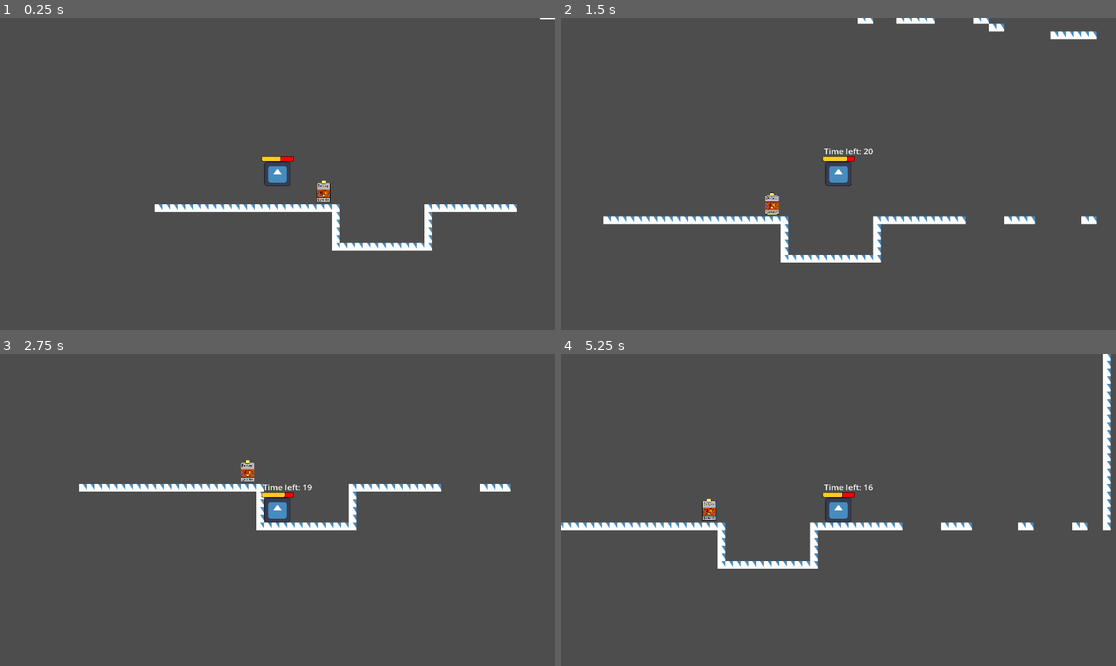
Above: before the commit, frames 1-4 (two rows, left to right).
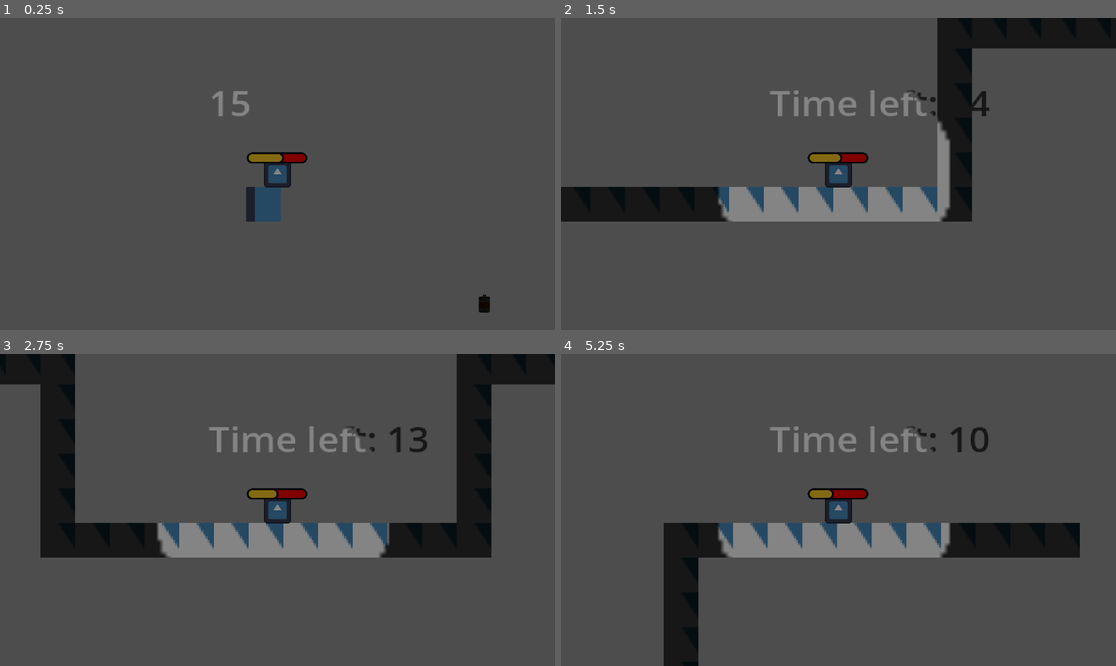
Above: after the commit, the same moments.

Repository: DaqCode/TakeCircuit
Game: Godot game, scene res://scenes/gameScenes/main_game.tscn
Two runs of this game, one before a commit and one after it. Both use one fixed random seed, a clock stepped at 60 frames per second and the inputs below. The engine's default icon, where the game draws it, is replaced by a stand-in: a white triangle on a blue panel in a dark square.
Inputs (mouse positions are in pixels of both pictures, inside the frame that each line leads up to):
- Up to frame 1 (0.25 s): no input
- Up to frame 2 (1.5 s): move the mouse to (960, 158) at 0.52 s; hold D (right) from 0.53 s (still down); click (960, 158) at 0.6 s; tap W (up) at 0.77 s; move the mouse to (727, 189) at 1.27 s; click (727, 189) at 1.35 s
- Up to frame 3 (2.75 s): tap W (up) at 1.52 s; move the mouse to (333, 441) at 2.02 s; release D (right) at 2.03 s; hold A (left) from 2.03 s (still down); click (333, 441) at 2.1 s
- Up to frame 4 (5.25 s): move the mouse to (810, 572) at 2.77 s; release A (left) at 2.78 s; hold D (right) 2.78-4.28 s; click (810, 572) at 2.85 s; tap W (up) at 3.02, 3.77, 4.52 s; move the mouse to (1005, 556) at 3.52 s; click (1005, 556) at 3.6 s; move the mouse to (672, 463) at 4.27 s; hold A (left) 4.28-5.03 s; click (672, 463) at 4.35 s; move the mouse to (866, 510) at 5.02 s; hold D (right) from 5.03 s (still down); click (866, 510) at 5.1 s

The runs differ from the first frame. In frame 1, 3.7% of the frame differs, in the area x 27-100%, y 0-95%; in frame 2, 17%; in frame 3, 21%, in the area x 0-100%, y 0-66%; in frame 4, 14%.

Commit message:
Lighting adjustments

Diff:
--- a/new-game-project/project.godot
+++ b/new-game-project/project.godot
@@ -13,6 +13,7 @@
 config/name="TakeCircuit"
 run/main_scene="res://scenes/gameScenes/main_game.tscn"
 config/features=PackedStringArray("4.3", "Forward Plus")
+boot_splash/bg_color=Color(0, 0, 0, 1)
 config/icon="res://icon.svg"
 
 [autoload]
--- a/new-game-project/scenes/character/spark/spark.tscn
+++ b/new-game-project/scenes/character/spark/spark.tscn
@@ -1,6 +1,7 @@
-[gd_scene load_steps=7 format=3 uid="uid://bm41tggvbpinh"]
+[gd_scene load_steps=8 format=3 uid="uid://bm41tggvbpinh"]
 
 [ext_resource type="Script" path="res://scenes/character/spark/spark.gd" id="1_ee507"]
+[ext_resource type="Texture2D" uid="uid://dp14k6rwbhrow" path="res://resources/misc/lightcircle.png" id="2_la3no"]
 [ext_resource type="Texture2D" uid="uid://dtrc2lemhltn1" path="res://icon.svg" id="2_qvspv"]
 
 [sub_resource type="SpriteFrames" id="SpriteFrames_wixdc"]
@@ -15,7 +16,7 @@
 }]
 
 [sub_resource type="RectangleShape2D" id="RectangleShape2D_krwr3"]
-size = Vector2(130.327, 130.51)
+size = Vector2(27.9272, 30.1178)
 
 [sub_resource type="StyleBoxFlat" id="StyleBoxFlat_8xphe"]
 bg_color = Color(0.980392, 0, 0, 1)
@@ -47,14 +48,21 @@
 scale = Vector2(0.429688, 0.398438)
 script = ExtResource("1_ee507")
 
+[node name="PointLight2D" type="PointLight2D" parent="."]
+position = Vector2(-4.65454, 0)
+scale = Vector2(5, 5)
+energy = 4.6
+texture = ExtResource("2_la3no")
+
 [node name="AnimatedSprite2D" type="AnimatedSprite2D" parent="."]
-position = Vector2(-3.05176e-05, 0)
+scale = Vector2(0.227273, 0.245098)
 sprite_frames = SubResource("SpriteFrames_wixdc")
 
 [node name="Camera2D" type="Camera2D" parent="."]
+zoom = Vector2(4.5, 4.5)
 
 [node name="SparkCollision" type="CollisionShape2D" parent="."]
-position = Vector2(0, 0.000244141)
+position = Vector2(3.10724e-05, -9.09542e-05)
 shape = SubResource("RectangleShape2D_krwr3")
 
 [node name="Timers" type="Node" parent="."]
@@ -74,10 +82,11 @@
 offset_bottom = 40.0
 
 [node name="DeathProgress" type="ProgressBar" parent="UI"]
-offset_left = -76.7999
-offset_top = -92.8626
-offset_right = 79.2001
-offset_bottom = -65.8626
+layout_mode = 0
+offset_left = -32.5818
+offset_top = -25.098
+offset_right = 32.4182
+offset_bottom = -12.098
 theme_override_styles/background = SubResource("StyleBoxFlat_8xphe")
 theme_override_styles/fill = SubResource("StyleBoxFlat_3rbua")
 max_value = 25.0
@@ -86,10 +95,11 @@
 show_percentage = false
 
 [node name="TimerCountdown" type="Label" parent="UI"]
-offset_left = -69.8181
-offset_top = -145.568
-offset_right = 82.1819
-offset_bottom = -90.5684
+layout_mode = 0
+offset_left = -74.4726
+offset_top = -110.431
+offset_right = 77.5274
+offset_bottom = -55.4316
 theme_override_font_sizes/font_size = 40
 text = "Time lol"
 
--- a/new-game-project/scenes/gameScenes/main_game.tscn
+++ b/new-game-project/scenes/gameScenes/main_game.tscn
@@ -140,12 +140,13 @@
 sources/0 = SubResource("TileSetAtlasSource_ieikm")
 
 [node name="MainGame" type="Node2D"]
+modulate = Color(0.0923971, 0.0923971, 0.0923971, 1)
 
 [node name="TileMap" type="TileMap" parent="."]
 position = Vector2(239, 321)
 tile_set = SubResource("TileSet_24emf")
 format = 2
-layer_0/tile_data = PackedInt32Array(-262159, 262144, 3, -26 …(3675 unchanged characters)… -4325433, 262144, 3, -4325434, 262144, 3)
+layer_0/tile_data = PackedInt32Array(-262159, 262144, 3, -26 …(3675 unchanged characters)… -4325433, 262144, 3, -4325434, 262144, 3, -655360, 65536, 3)
 
 [node name="Spark" parent="." instance=ExtResource("2_l378k")]
 position = Vector2(253.5, 134.5)
--- a/new-game-project/scenes/pickUps/battery/battery.gd
+++ b/new-game-project/scenes/pickUps/battery/battery.gd
@@ -4,5 +4,5 @@
 
 func _on_battery_entered(body:Node2D) -> void:
 	if body.name == "Spark":
-		print("TOUCHED")
 		EventBus.emit_battery_collected()
+		queue_free()
--- a/new-game-project/scenes/pickUps/battery/battery.tscn
+++ b/new-game-project/scenes/pickUps/battery/battery.tscn
@@ -4,17 +4,17 @@
 [ext_resource type="Texture2D" uid="uid://vn1jua6tyfah" path="res://resources/art/pickUps/battery.png" id="1_egthf"]
 
 [sub_resource type="RectangleShape2D" id="RectangleShape2D_uglyr"]
-size = Vector2(28, 44)
+size = Vector2(4, 8)
 
 [node name="Battery" type="Area2D"]
 script = ExtResource("1_1cjkq")
 
 [node name="BatteryArt" type="Sprite2D" parent="."]
-scale = Vector2(0.25, 0.25)
+position = Vector2(-1.90735e-06, -1.90735e-06)
+scale = Vector2(0.045, 0.045)
 texture = ExtResource("1_egthf")
 
 [node name="BatteryCollision" type="CollisionShape2D" parent="."]
-position = Vector2(0, -1)
 shape = SubResource("RectangleShape2D_uglyr")
 
 [connection signal="body_entered" from="." to="." method="_on_battery_entered"]
Binary file added: new-game-project/resources/misc/lightcircle.png
Not shown, added: new-game-project/resources/misc/lightcircle.png.import
